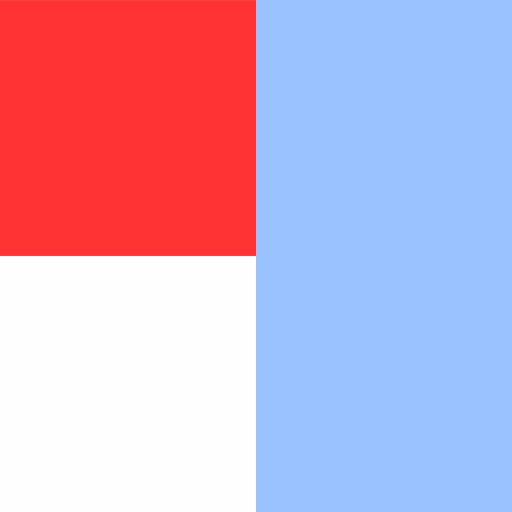
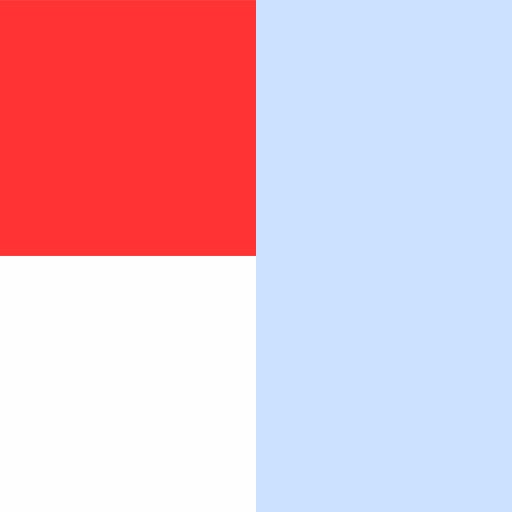
Layers edited between the first and the second (512, 512) image:
"Wasser": opacity 40% → 20% over [256, 0, 512, 512]
